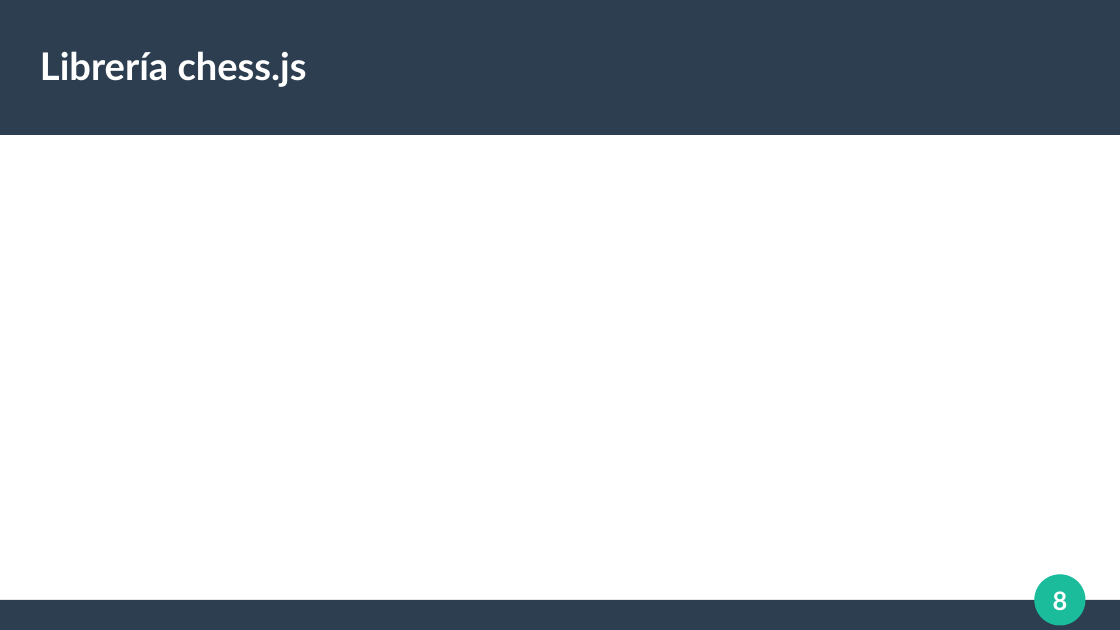
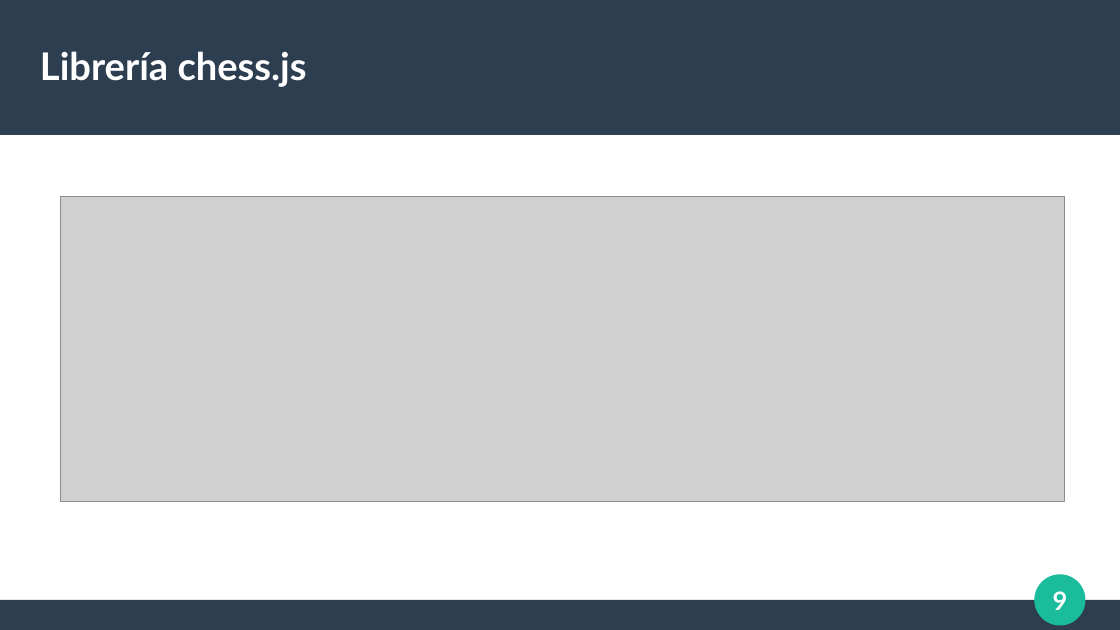
Before and after one commit to El69Man/Chess-Online, a slide deck: slide 9 of Documentación/Exposición.odp (slide 8 before the commit). Drawn at 1120x630 pixels with LibreOffice and Linux fonts; fonts in the diff are those of the drawing; grey boxes stand for pictures. Boxes give left, top, right and bottom in pixels: in the first picture for what was removed or moved away, otherwise in the second. Text is boxed around its words. In the diff, an @@ line names an element or a change of style, - is before the commit and + after.

```diff
--- a/Documentación/Exposición.odp
+++ b/Documentación/Exposición.odp
@@ picture added at [61,197,1065,502] @@
@@ page number at [1053,591,1068,610]: text changed @@
-8
+9
```
Also in this commit, not shown: 1 other slide changed, 2 slides added.
